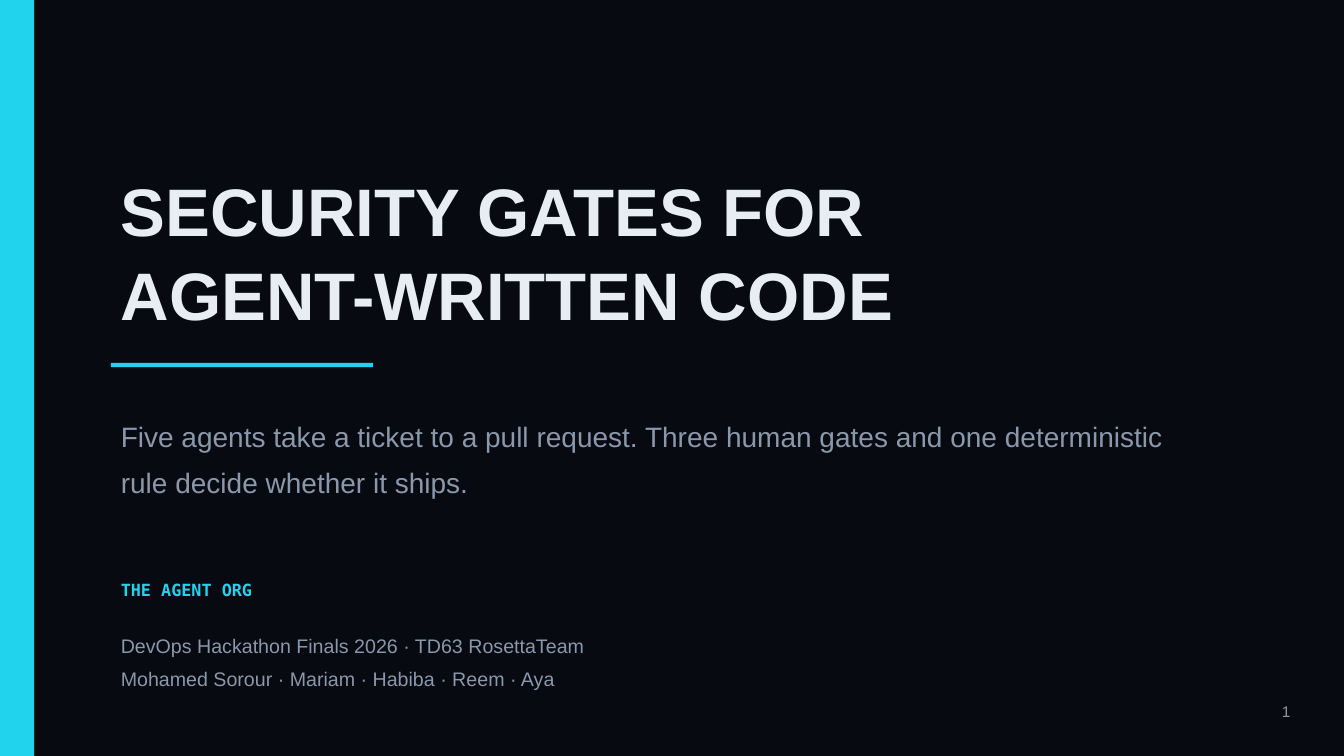
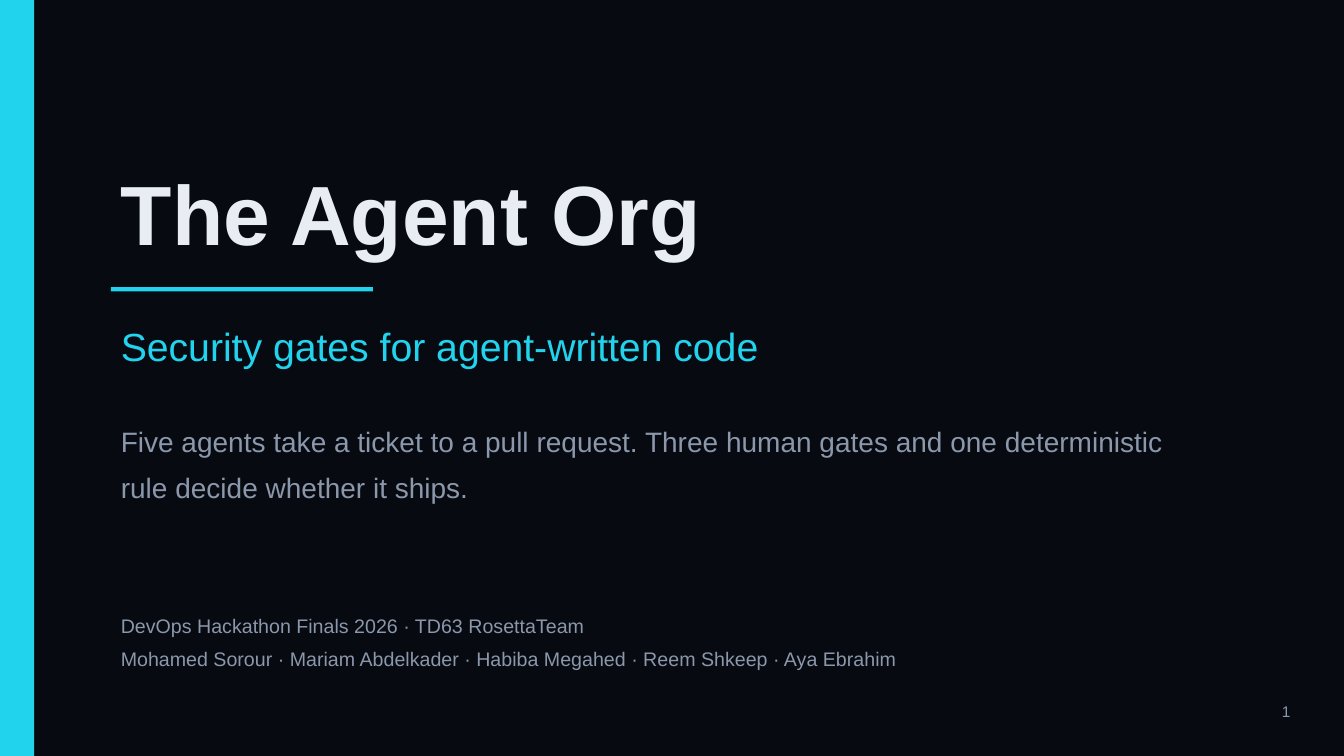
Before and after one commit to mohamedsorour1998/technical-presentations, a slide deck: slide 1 of talks/devops-hackathon-final/pitch/TheAgentOrg-Final.pptx. Drawn at 1344x756 pixels with LibreOffice and Linux fonts; fonts in the diff are those of the drawing. Boxes give left, top, right and bottom in pixels: in the first picture for what was removed or moved away, otherwise in the second. Text is boxed around its words. In the diff, an @@ line names an element or a change of style, - is before the commit and + after.

```diff
--- a/talks/devops-hackathon-final/pitch/TheAgentOrg-Final.pptx
+++ b/talks/devops-hackathon-final/pitch/TheAgentOrg-Final.pptx
@@ text at (121, 184, 700, 260): text changed; size 12 to 60 pt; font DejaVu Sans Mono to Arial; text colour #22D3EE to #E8ECF3 @@
-THE AGENT ORG
+The Agent Org
@@ rectangle: place and size @@
-rectangle at (111, 363, 373, 367)
+rectangle at (111, 287, 373, 291)
@@ text at (121, 332, 758, 369): text changed; size 48 to 28 pt; text colour #E8ECF3 to #22D3EE; bold off @@
-SECURITY GATES FOR
-AGENT-WRITTEN CODE
+Security gates for agent-written code
@@ text "Five agents take a ticket ...": place and size @@
-text "Five agents take a ticket ..." at (121, 426, 1162, 498)
+text "Five agents take a ticket ..." at (121, 431, 1162, 503)
@@ text "DevOps Hackathon Finals 2026 · ...": place and size @@
-text "DevOps Hackathon Finals 2026 · ..." at (121, 639, 584, 690)
+text "DevOps Hackathon Finals 2026 · ..." at (121, 619, 896, 670)
@@ text at (121, 652, 896, 670): text changed @@
-Mohamed Sorour · Mariam · Habiba · Reem · Aya
+Mohamed Sorour · Mariam Abdelkader · Habiba Megahed · Reem Shkeep · Aya Ebrahim
```
Also in this commit, not shown: 14 other slides changed, 3 other files.
